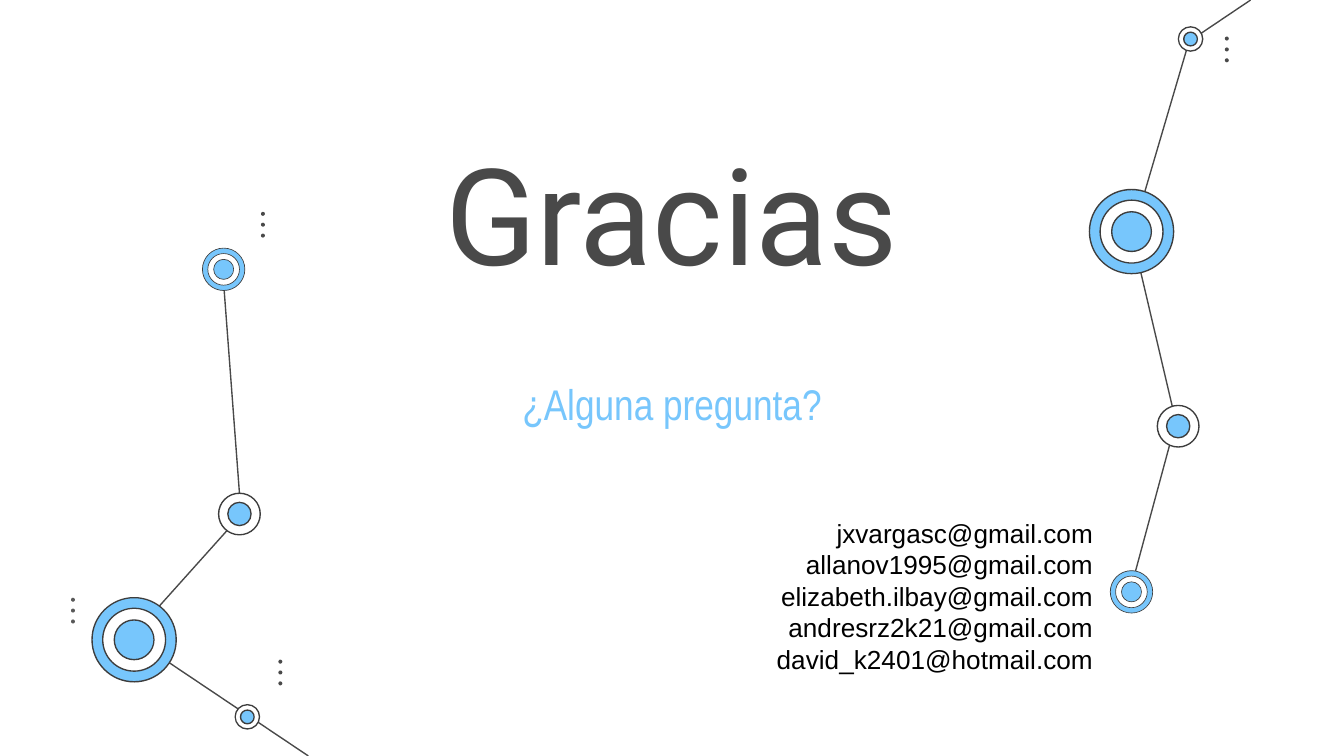
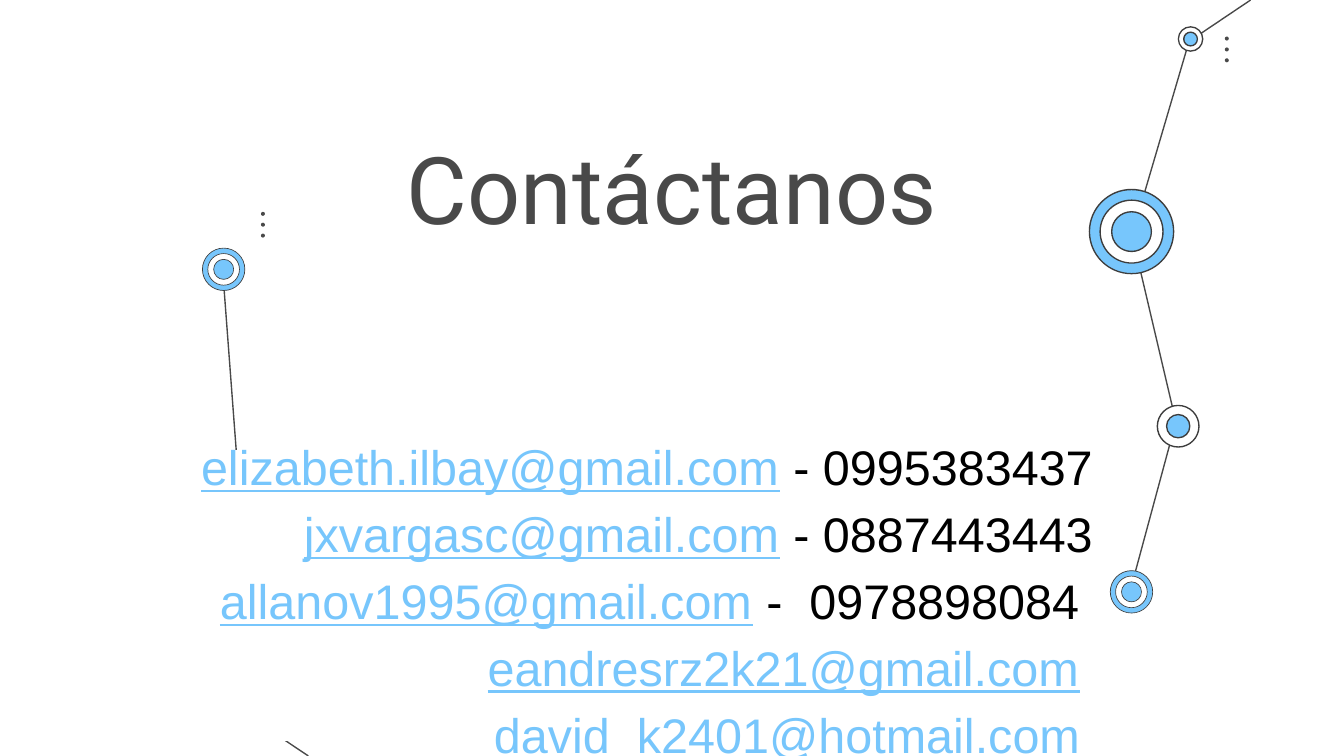
Before and after one commit to g1AI/SAI_PYMES, a slide deck: slide 15 of 6. Despliegue/AI En PYMES.pptx (slide 10 before the commit). Drawn at 1344x756 pixels with LibreOffice and Linux fonts; fonts in the diff are those of the drawing. Boxes give left, top, right and bottom in pixels: in the first picture for what was removed or moved away, otherwise in the second. Text is boxed around its words. In the diff, an @@ line names an element or a change of style, - is before the commit and + after.

```diff
--- a/6. Despliegue/AI En PYMES.pptx
+++ b/6. Despliegue/AI En PYMES.pptx
@@ title at <box>407,154,937,225</box>: text changed; size 72 to 50 pt @@
-Gracias
+Contáctanos
@@ subtitle removed at <box>522,389,821,429</box> @@
-¿Alguna pregunta?
@@ rectangle "elizabeth.ilbay@gmail.com - 0995383437": place and size @@
-rectangle "elizabeth.ilbay@gmail.com - 0995383437" at <box>327,452,1106,741</box>
+rectangle "elizabeth.ilbay@gmail.com - 0995383437" at <box>51,452,1106,741</box>
@@ text in rectangle at <box>201,447,1093,696</box>: text changed; size 14 to 26 pt; text colour #000000 to #77C6FC @@
-jxvargasc@gmail.com
-allanov1995@gmail.com
-elizabeth.ilbay@gmail.com
-andresrz2k21@gmail.com
+elizabeth.ilbay@gmail.com - 0995383437
+jxvargasc@gmail.com - 0887443443
+allanov1995@gmail.com - 0978898084
+eandresrz2k21@gmail.com
@@ group removed at <box>218,492,261,535</box>: 4 freeform shapes @@
@@ line removed from (130, 638) to (241, 516) @@
@@ ellipse removed at <box>71,598,75,602</box> @@
@@ ellipse removed at <box>71,609,75,613</box> @@
@@ ellipse removed at <box>71,620,75,624</box> @@
@@ group removed at <box>91,597,177,683</box>: 6 freeform shapes @@
@@ ellipse removed at <box>278,660,282,664</box> @@
@@ ellipse removed at <box>278,671,282,675</box> @@
@@ ellipse removed at <box>278,681,282,685</box> @@
@@ group removed at <box>234,704,259,730</box>: 4 freeform shapes @@
@@ text in rectangle at <box>494,718,1080,756</box>: size 14 to 26 pt, text colour #000000 to #77C6FC, underline on in "david_k2401@hotmail.com"; line spacing 1 to 1.15 @@
```
Also in this commit, not shown: 7 other slides changed, 7 slides added, 1 slide removed.
